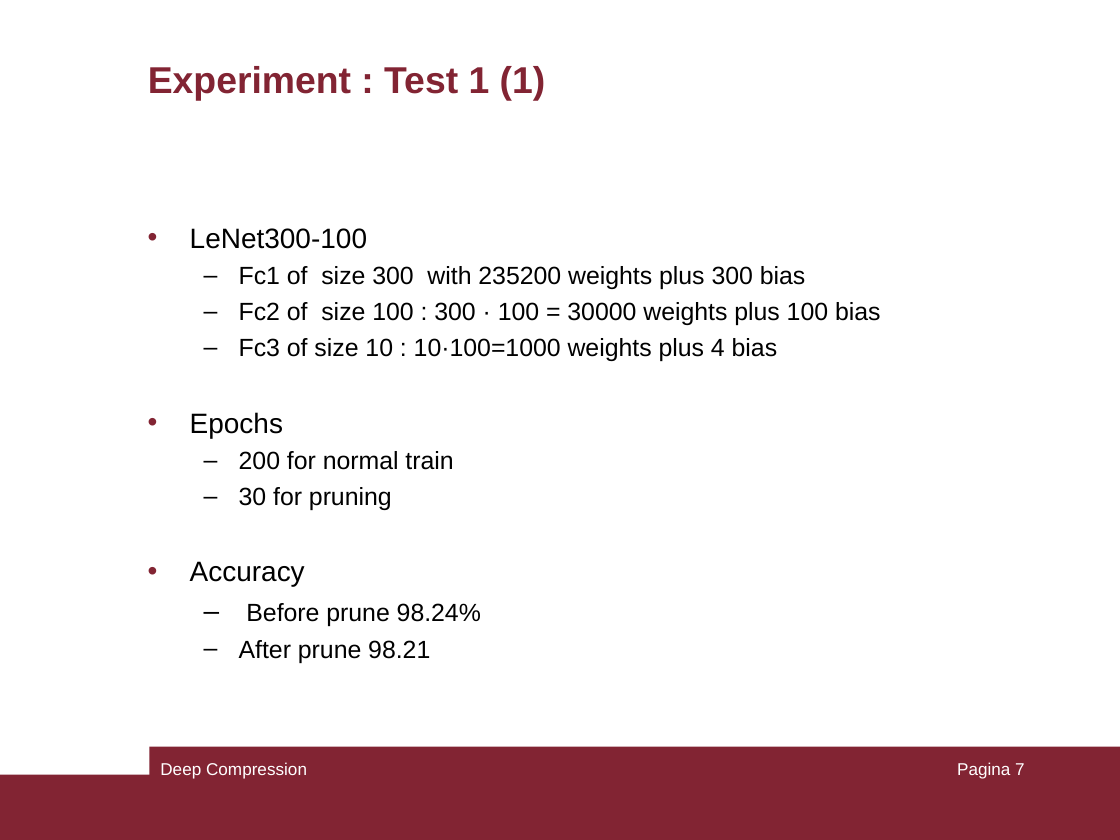
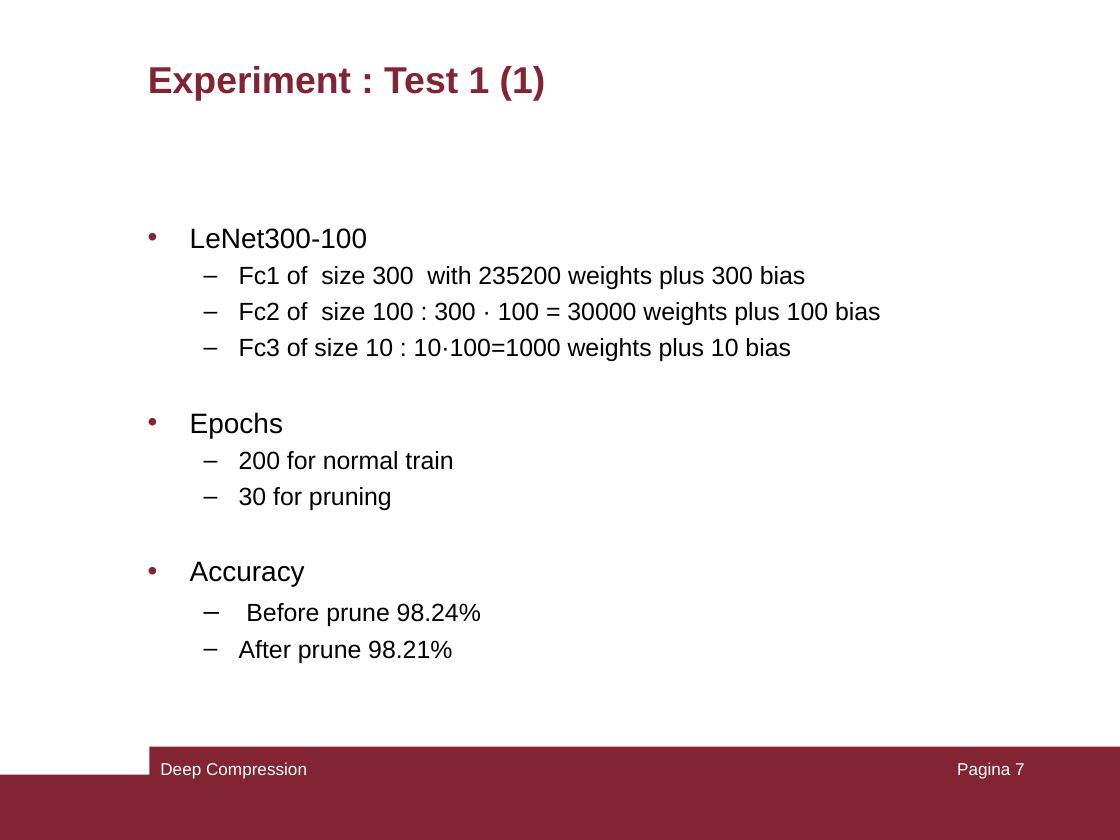
Before and after one commit to angelocatalani/neural-network-compression, a slide deck: slide 7 of nn-presentation.ppt. Drawn at 1120x840 pixels with LibreOffice and Linux fonts; fonts in the diff are those of the drawing. Boxes give left, top, right and bottom in pixels: in the first picture for what was removed or moved away, otherwise in the second. Text is boxed around its words. In the diff, an @@ line names an element or a change of style, - is before the commit and + after.

```diff
--- a/nn-presentation.ppt
+++ b/nn-presentation.ppt
@@ text at bbox=[239, 338, 791, 361]: text changed @@
-  – Fc3 of size 10 : 10·100=1000 weights plus 4 bias
+  – Fc3 of size 10 : 10·100=1000 weights plus 10 bias
@@ text at bbox=[239, 640, 452, 663]: text changed @@
-  – After prune 98.21
+  – After prune 98.21%
```
Also in this commit, not shown: 3 other slides changed, 11 other files.
